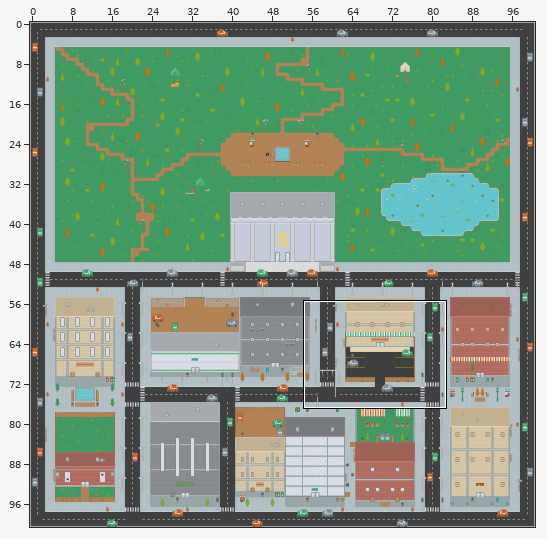
Tiled map (JSON), stored at assets/tilemaps/outside-bank.json. Above: a wide view before the commit, with the close-up outlined.
Close-up. First the earlier version:
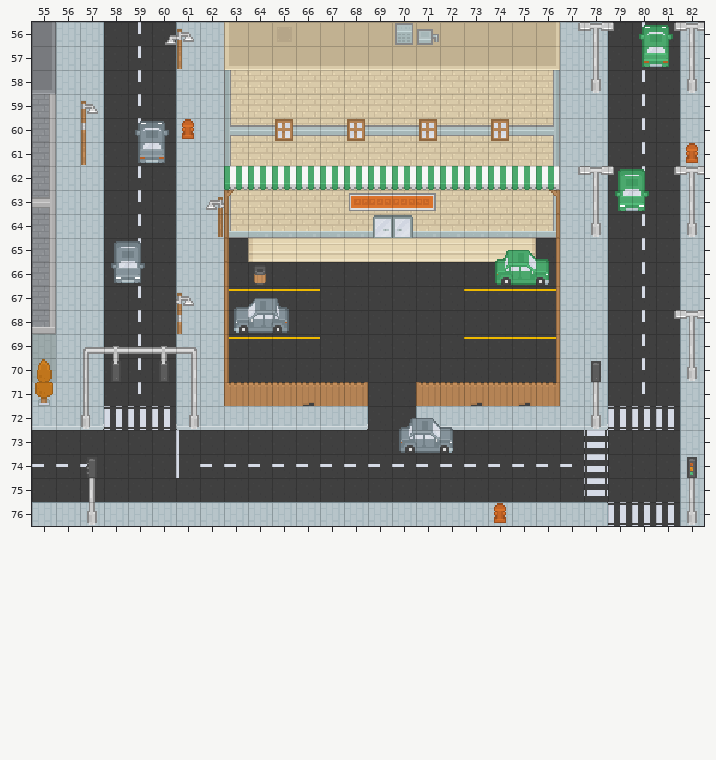
Cells are 16x16 px. Shown: x 55..82, y 56..76. The commit also changed other parts of the map, which this record leaves out.
After:
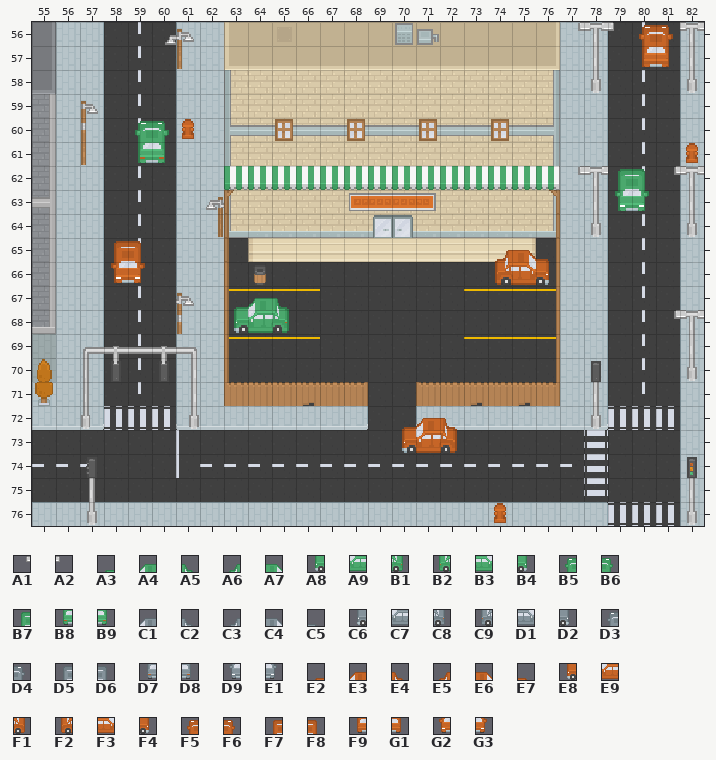
Key: from "RoguelikeCity": A1 596, A2 598, A3 623, A4 624, A5 625, A6 626, A7 627, A8 660, A9 661, B1 662, B2 663, B3 664, B4 665, B5 697, B6 698, B7 699, B8 734, B9 735, C1 772, C2 773, C3 774, C4 775, C5 776, C6 808, C7 809, C8 810, C9 811, D1 812, D2 813, D3 845, D4 846, D5 847, D6 848, D7 882, D8 883, D9 884, E1 885, E2 919, E3 920, E4 921, E5 922, E6 923, E7 924, E8 956, E9 957, F1 958, F2 959, F3 960, F4 961, F5 993, F6 994, F7 995, F8 996, F9 1030, G1 1031, G2 1032, G3 1033.
__ is an empty cell.
Diff:
Layer "Above World":
y 56: x 80..81 B5 B6 -> __ __
y 57: x 80..81 B8 B9 -> __ __
y 60: x 59..60 D3 D4 -> __ __
y 61: x 59..60 D7 D8 -> __ __
y 62: x 79 B7 -> __
y 65: x 58..59 D5 D6 -> __ __; x 74..75 A6 A7 -> __ __
y 66: x 58..59 D9 E1 -> __ __; x 74..76 B2 B3 B4 -> __ __ __
y 67: x 64..65 C1 C2 -> __ __
y 68: x 63..65 C6 C7 C8 -> __ __ __
y 72: x 70..72 C3 C4 C5 -> __ __ __
y 73: x 70..72 C9 D1 D2 -> __ __ __
Layer "Above Player":
y 56: x 80..81 __ A1 -> F5 F6
y 57: x 80..81 __ __ -> F9 G1
y 60: x 59..60 __ __ -> B5 B6
y 61: x 59..60 __ __ -> B8 B9
y 62: x 79 A2 -> B7
y 65: x 58..59 __ __ -> F7 F8; x 74..76 __ __ __ -> E5 E6 E7
y 66: x 58..59 __ __ -> G2 G3; x 74..76 __ __ __ -> F2 F3 F4
y 67: x 63..65 __ __ __ -> A3 A4 A5
y 68: x 63..65 __ __ __ -> A8 A9 B1
y 72: x 70..72 __ __ __ -> E2 E3 E4
y 73: x 70..72 __ __ __ -> E8 E9 F1
Pixel boxes of the changes (left, top, right, bottom) in both close-ups:
changed: (639, 22, 680, 67)
changed: (135, 121, 169, 163)
changed: (608, 166, 614, 175)
changed: (111, 241, 145, 283)
changed: (495, 250, 549, 285)
changed: (234, 298, 289, 333)
changed: (399, 418, 457, 453)
